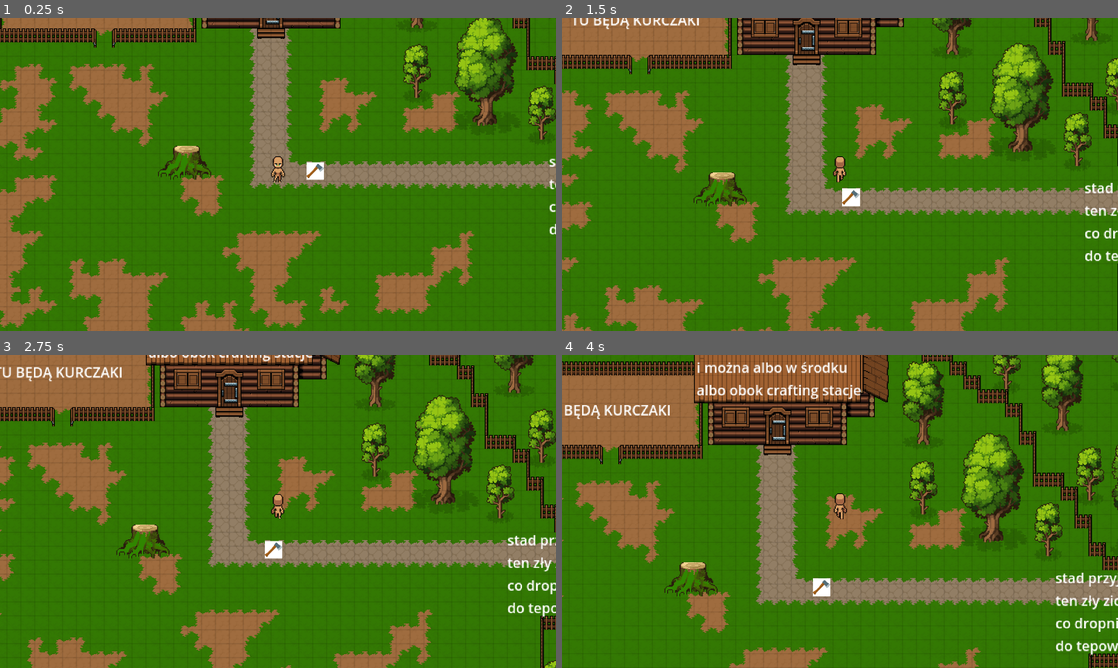
Above: before the commit, frames 1-4 (two rows, left to right).
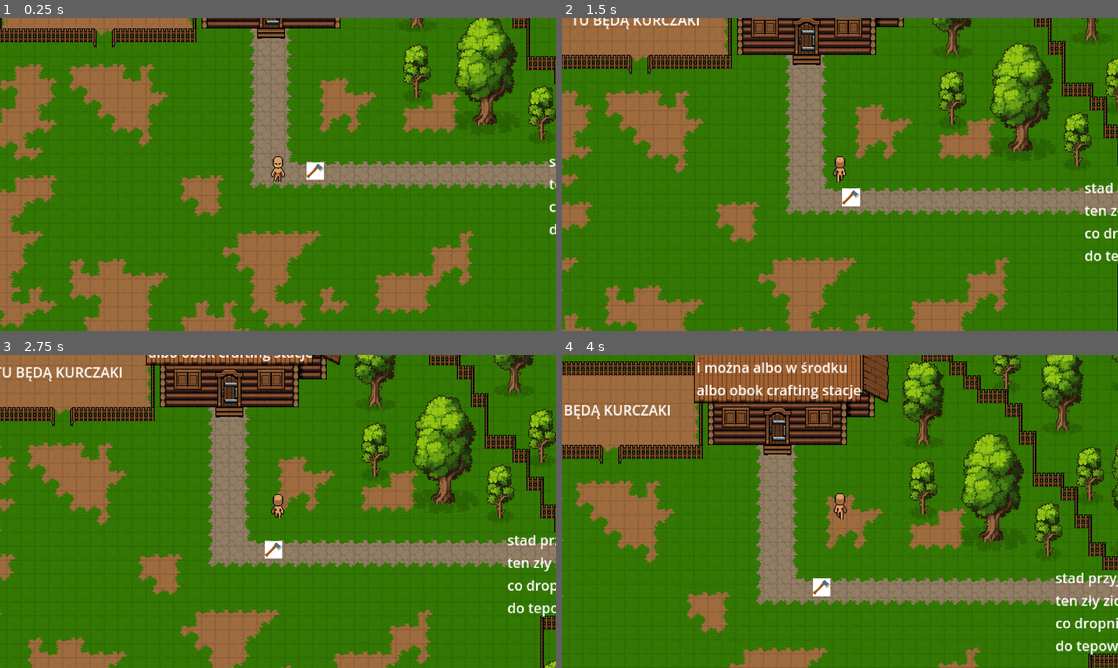
Above: after the commit, the same moments.

Repository: Stroin/2DScape
Game: Godot game, scene res://Scenes/Tutorial_Part1.tscn
Two runs of this game, one before a commit and one after it. Both use one fixed random seed, a clock stepped at 60 frames per second and the inputs below. The project has no main scene, so this scene is started directly.
Inputs (mouse positions are in pixels of both pictures, inside the frame that each line leads up to):
- Up to frame 1 (0.25 s): no input
- Up to frame 2 (1.5 s): tap Enter at 0.5 s; drag from (1051, 71) to (751, 161) at 0.52 s; drag from (1084, 127) to (962, 86) at 1.27 s
- Up to frame 3 (2.75 s): move the mouse to (389, 436) at 2.02 s; click (389, 436) at 2.17 s
- Up to frame 4 (4 s): drag from (940, 364) to (1062, 489) at 2.77 s; drag from (1067, 373) to (1051, 511) at 3.52 s

The runs differ from the first frame. In frame 1, 0.4% of the frame differs, in the area x 28-38%, y 40-52%; in frame 2, 0.4%, in the area x 23-34%, y 49-61%; in frame 3, 0.4%; in frame 4, 0.4%.

Commit message:
edytowalnedzieci

Diff:
--- a/Scenes/CraftingUI.tscn
+++ b/Scenes/CraftingUI.tscn
@@ -14,7 +14,6 @@
 script = ExtResource("1_efw2r")
 
 [node name="CanvasLayer" type="CanvasLayer" parent="."]
-visible = false
 
 [node name="Panel" type="Panel" parent="CanvasLayer"]
 offset_left = 567.0
--- a/Scenes/Tutorial_Part1.tscn
+++ b/Scenes/Tutorial_Part1.tscn
@@ -10,7 +10,6 @@
 [ext_resource type="TileSet" uid="uid://rld7l7ne0csn" path="res://Assets/Tileset_save/Interactable.tres" id="6_iq4fj"]
 [ext_resource type="Script" path="res://Scripts/DebugGrid.gd" id="7_bk6tr"]
 [ext_resource type="Script" path="res://Scripts/PathfindingController.gd" id="8_sbq4y"]
-[ext_resource type="PackedScene" uid="uid://bgmlhn3vw0inu" path="res://Prefabs/Tilemap_Prefabs/Testing/crafting_table.tscn" id="9_d8bp0"]
 [ext_resource type="PackedScene" uid="uid://gviv553ix32b" path="res://Prefabs/pickup.tscn" id="10_1mo07"]
 [ext_resource type="Script" path="res://Scripts/ResourceGatherer.gd" id="10_e104n"]
 [ext_resource type="PackedScene" uid="uid://bkpqqthrusru4" path="res://Prefabs/Player.tscn" id="11_bcha8"]
@@ -21,6 +20,9 @@
 
 [node name="Control2" parent="." instance=ExtResource("2_ma6cy")]
 pathfinding_controller_path = NodePath("../PathfindingController")
+
+[node name="CanvasLayer" parent="Control2" index="0"]
+visible = false
 
 [node name="Control3" parent="." instance=ExtResource("3_yg1yb")]
 
@@ -73,9 +75,6 @@
 z_index = -1
 tile_map_data = PackedByteArray("AAAVAA4ABAAAAAAAAgAXABYABAAAAAAAAgAYAB8ABAAAAAAAAgAYAP7/BAAAAAAAAgA8AP3/BAAAAAAAAgA5AB …(1248 unchanged characters)…
 tile_set = ExtResource("6_iq4fj")
-
-[node name="Area2D" parent="GridManager/TileMap" instance=ExtResource("9_d8bp0")]
-position = Vector2(702, 171)
 
 [node name="DebugGrid" type="Node2D" parent="."]
 script = ExtResource("7_bk6tr")
@@ -141,3 +140,7 @@
 [node name="Area2D" parent="." instance=ExtResource("10_1mo07")]
 position = Vector2(851, 180)
 scale = Vector2(0.08, 0.08)
+
+[editable path="Control"]
+[editable path="Control2"]
+[editable path="Control3"]
Not shown: 1 places in Scenes/Tutorial_Part1.tscn that only renumber resources
